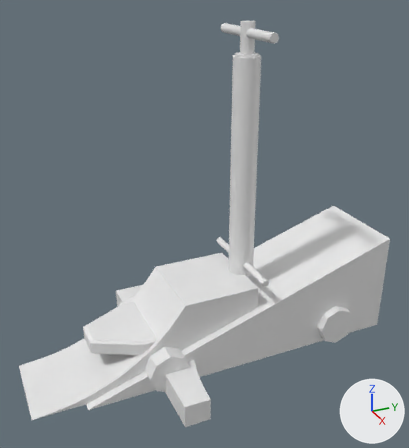
One commit to the FBX model Assets/Models/Items.FBX: the scene before it, then after it.
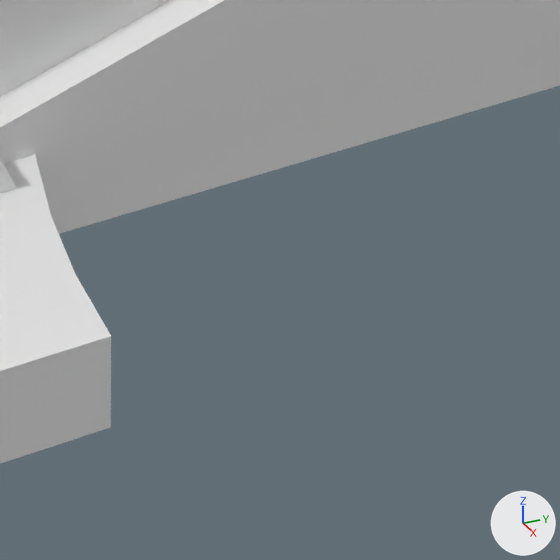
There are two pictures of each version: one whole from a 50 mm camera at (14.8, -7.99, 11.91) aimed at (-0.19, -1.25, 4.42), one close up on the part from 46% to 75% of the width and 73% to 100% of the height. Every picture has the same lights, and +X, +Y and +Z are marked at lower right. Where no turn or scale is listed for an object, it has been applied to the vertices.

Objects in the first close-up: 'Curve', 'Ramp01', 'Ramp02'.
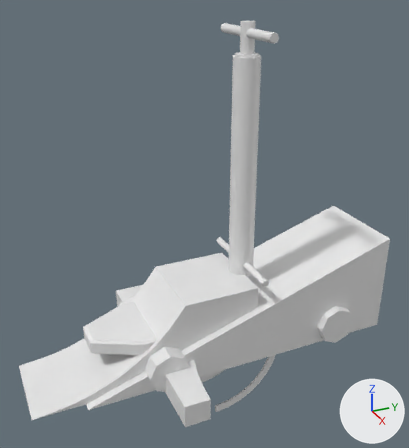
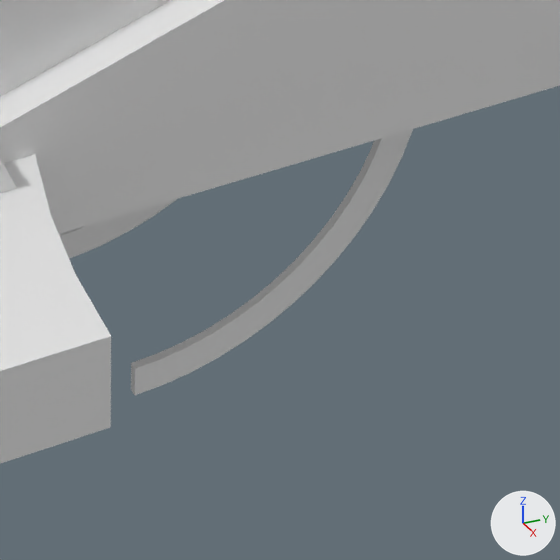
Where the change shows, as pixel boxes (x1, y1, x2, y2) in the close-ups (560 x 560 px):
'FlipperTop', added
    after: (59, 129, 413, 395)

Diff of the bpy script that builds the scene:
```diff
--- a/Assets/Models/Items.FBX.py
+++ b/Assets/Models/Items.FBX.py
@@ me_mesh_009 @@
+me_mesh_009.from_pydata(...)  # 214 vertices, 214 faces; spans x -1.06..1.06, y -0.06..2.86, z -2.45..0.06
@@ ob_flippertop @@
+ob_flippertop = bpy.data.objects.new('FlipperTop', me_mesh_009)
+ob_flippertop.location = (0.015, -1.276, 0.015)
```
